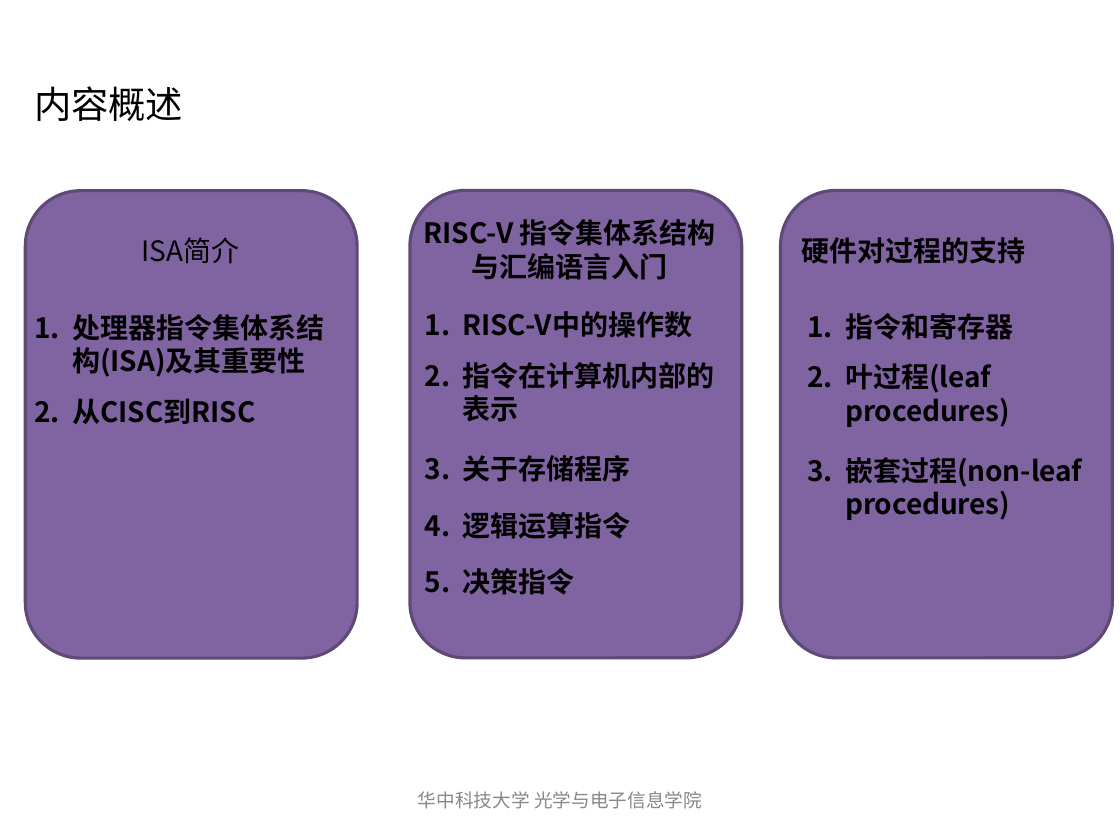
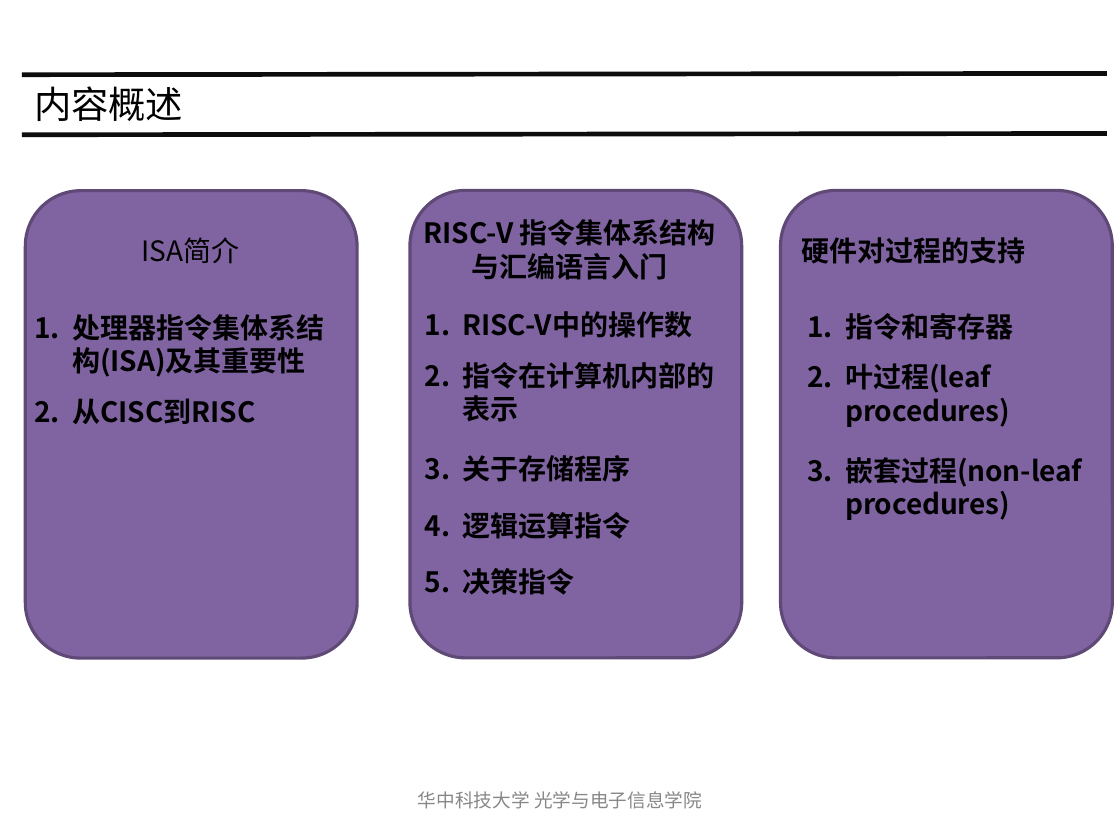
Before and after one commit to hust-gaoyujing/routine, a slide deck: slide 2 of daily/202105-risc-v/20200507-IS/Ch2 指令集体系结构.pptx. Drawn at 1120x840 pixels with LibreOffice and Linux fonts; fonts in the diff are those of the drawing. Boxes give left, top, right and bottom in pixels: in the first picture for what was removed or moved away, otherwise in the second. Text is boxed around its words. In the diff, an @@ line names an element or a change of style, - is before the commit and + after.

```diff
--- a/daily/202105-risc-v/20200507-IS/Ch2 指令集体系结构.pptx
+++ b/daily/202105-risc-v/20200507-IS/Ch2 指令集体系结构.pptx
@@ line added from (22, 75) to (1107, 74), #0D0D0D 3 pt @@
@@ line added from (22, 134) to (1107, 133), #0D0D0D 3 pt @@
```
Also in this commit, not shown: 1 other slide changed, 44 slides added, 7 other files.
